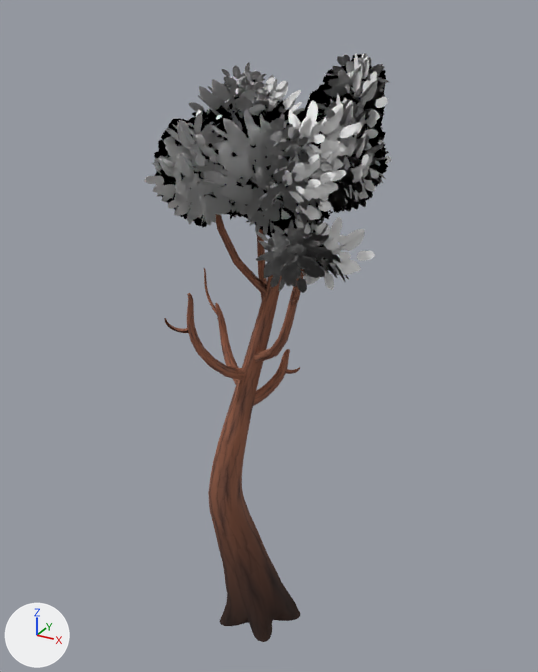
What one commit did to the glTF model apps/client/src/props/art-study/source-nature/broadleaf-layered-crown.glb.
Both versions are drawn from a 50 mm camera at (2.5, -4.56, 4.92) aimed at (-0.05, 0.07, 2.61). Lighting does not change. The marker at lower left points along +X, +Y and +Z. The first picture is the older version. Where no turn or scale is listed for an object, it has been applied to the vertices. Vertices at exactly the same position are counted once.

In view in the first picture: 'broadleaf-layered-crown runtime mesh'.
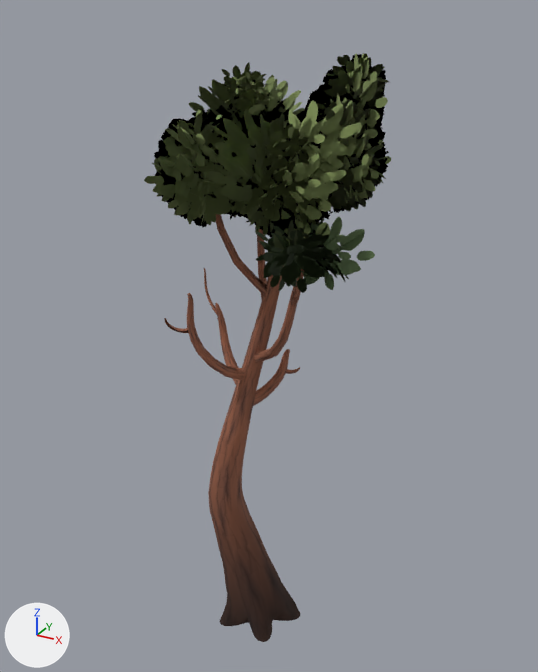
Where the change shows, as pixel boxes (x1, y1, x2, y2) in the pictures (538 x 672 px):
'broadleaf-layered-crown runtime mesh', shading changed, recoloured (darker)
    both: (144, 53, 391, 294)
part 2 of me_tree_001, recoloured (white to green)
    both: (144, 53, 391, 293)

Diff of the bpy script that builds the scene:
```diff
--- a/apps/client/src/props/art-study/source-nature/broadleaf-layered-crown.glb.py
+++ b/apps/client/src/props/art-study/source-nature/broadleaf-layered-crown.glb.py
@@ me_tree_001 @@
 me_tree_001.from_pydata(...)  # 3306 vertices, 4066 faces; spans x -0.91..1.03, y -0.85..1.06, z -0.12..4.68
 # used by ob_broadleaf_layered_crown_runtime_mesh; location = (-0.059, -0.103, 0.123)
+# me_tree_001 part 1: its shading normals changed
+# me_tree_001 part 2: 786 faces centred in x -0.65..0.79, y -0.61..0.8, z 3.21..4.47 are repainted in the vertex colours; the middle colour goes from white #ffffff to green #809056
 me_tree_001.materials.append(mat_bark_normaltree_001)
```
